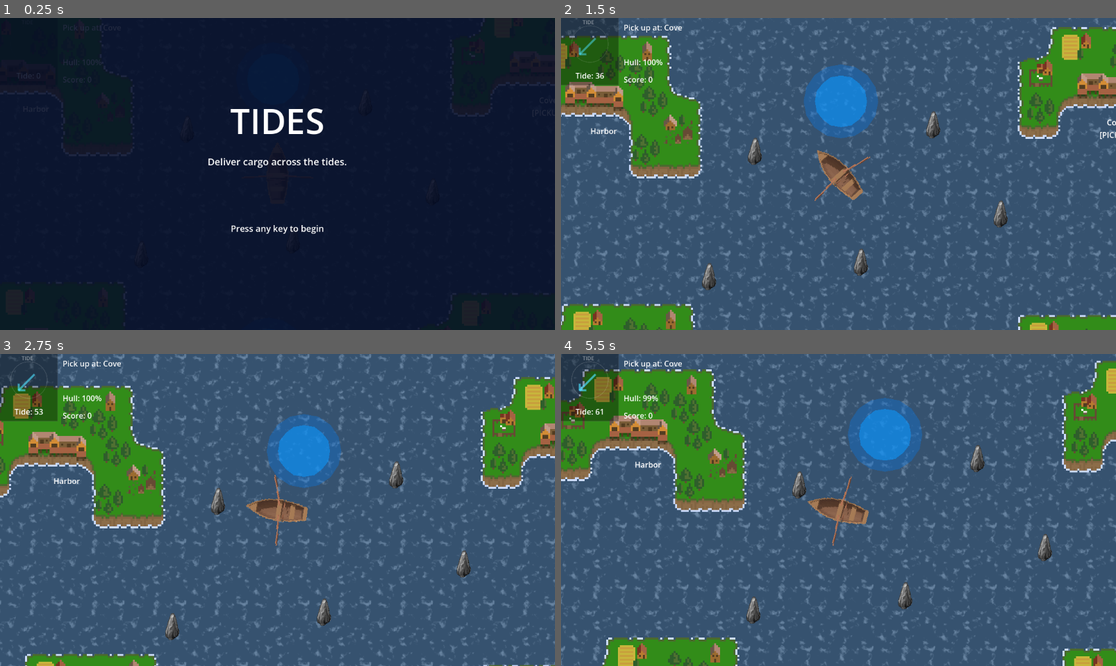
Above: before the commit, frames 1-4 (two rows, left to right).
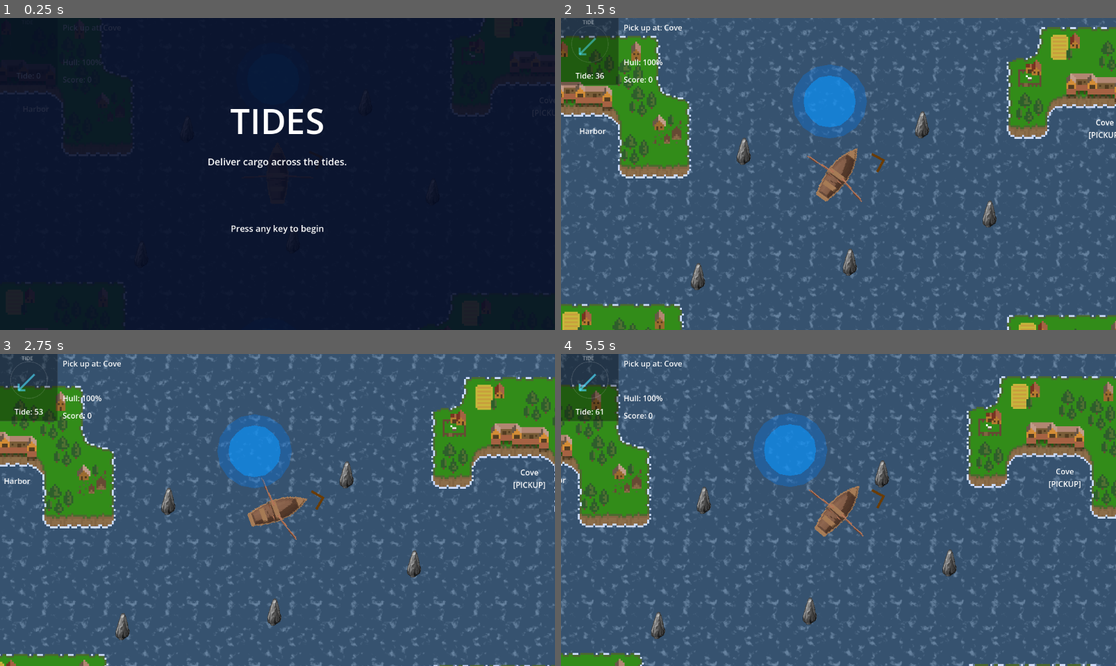
Above: after the commit, the same moments.

Repository: Sealeft/TidesJam
Game: Godot game, scene res://Scenes/world.tscn
Same seed, same stepped clock (60 frames per second), same inputs: the game is played once before the commit and once after it. The engine's default icon, where the game draws it, is replaced by a stand-in: a white triangle on a blue panel in a dark square.
Inputs (mouse positions are in pixels of both pictures, inside the frame that each line leads up to):
- Up to frame 1 (0.25 s): no input
- Up to frame 2 (1.5 s): tap Enter at 0.5 s; move the mouse to (960, 158) at 0.52 s; hold D (move_right) 0.53-1.25 s; click (960, 158) at 0.67 s; drag from (727, 189) to (838, 96) at 1.27 s
- Up to frame 3 (2.75 s): move the mouse to (333, 441) at 2.02 s; hold D (move_right) from 2.03 s (still down)
- Up to frame 4 (5.5 s): release D (move_right) at 2.75 s; drag from (810, 572) to (672, 463) at 2.77 s; move the mouse to (1005, 556) at 3.52 s; hold A (move_left) 3.53-4.25 s; drag from (672, 463) to (894, 441) at 4.27 s; move the mouse to (866, 510) at 5.02 s; hold S (move_back) from 5.03 s (still down); click (866, 510) at 5.17 s

The runs differ from the first frame. In frame 2, 21% of the frame differs, in the area x 0-100%, y 0-100%; in frame 3, 29%; in frame 4, 37%.

Commit message:
Added compass arrow to boat that shows direction to destination.

Diff:
--- /dev/null
+++ b/tides-jam/Scenes/arrow.gd
@@ -0,0 +1,32 @@
+extends Node2D
+
+@export var orbit_radius := 80.0
+
+var world: Node
+
+@onready var arrow_sprite = $ArrowSprite
+@onready var boat = get_parent()
+
+func _ready():
+	world = get_tree().current_scene
+
+	# Ignore parent's transform/rotation
+	top_level = true
+
+func _process(delta):
+
+	var target = world.get_current_destination()
+
+	if target == null:
+		return
+
+	# Direction from boat to destination
+	var dir = boat.global_position.direction_to(
+		target.global_position
+	)
+
+	# Position arrow around boat in WORLD space
+	global_position = boat.global_position + dir * orbit_radius
+
+	# Rotate arrow toward destination
+	arrow_sprite.global_rotation = dir.angle() + deg_to_rad(135)
--- a/tides-jam/Scenes/boat.gd
+++ b/tides-jam/Scenes/boat.gd
@@ -141,7 +141,7 @@
 	if left and not right:
 		apply_force(
 			forward_dir * paddle_force * 0.6 * dir_mult,
-			left_oar.global_position - global_position
+			right_oar.global_position - global_position
 		)
 		var torque_dir := -1.0 if reverse else 1.0
 		apply_torque(turn_eff * torque_dir)
@@ -151,7 +151,7 @@
 	if right and not left:
 		apply_force(
 			forward_dir * paddle_force * 0.6 * dir_mult,
-			right_oar.global_position - global_position
+			left_oar.global_position - global_position
 		)
 		var torque_dir := 1.0 if reverse else -1.0
 		apply_torque(turn_eff * torque_dir)
--- /dev/null
+++ b/tides-jam/Scenes/mission_compass.gd
@@ -0,0 +1,11 @@
+extends Control
+
+
+# Called when the node enters the scene tree for the first time.
+func _ready() -> void:
+	pass # Replace with function body.
+
+
+# Called every frame. 'delta' is the elapsed time since the previous frame.
+func _process(delta: float) -> void:
+	pass
--- a/tides-jam/Scenes/world.gd
+++ b/tides-jam/Scenes/world.gd
@@ -33,6 +33,7 @@
 @onready var start_screen      : ColorRect   = $MenuLayer/StartScreen
 @onready var death_screen      : ColorRect   = $MenuLayer/DeathScreen
 @onready var death_score_label : Label       = $MenuLayer/DeathScreen/DeathScoreLabel
+
 
 
 func _ready() -> void:
@@ -180,3 +181,9 @@
 	_pickup_island.set_status("[PICKUP]")
 	mission_label.text = "Cargo lost! Return to: " + _pickup_island.island_name
 	health_label.text  = ""
+
+func get_current_destination() -> Node2D:
+	if _awaiting_pickup:
+		return _pickup_island
+	else:
+		return _deliver_island
--- a/tides-jam/Scenes/world.tscn
+++ b/tides-jam/Scenes/world.tscn
@@ -3,7 +3,9 @@
 [ext_resource type="Script" uid="uid://dlpjknyf0dlcv" path="res://Scenes/world.gd" id="1_8j60k"]
 [ext_resource type="PackedScene" uid="uid://blxhgqgobhcow" path="res://Scenes/boat.tscn" id="1_a02cp"]
 [ext_resource type="Texture2D" uid="uid://d32ddf0n8p3rf" path="res://Art/icon.svg" id="2_go701"]
+[ext_resource type="Script" uid="uid://b6l2nyadqjimk" path="res://Scenes/arrow.gd" id="3_5v1tr"]
 [ext_resource type="Script" uid="uid://b0ry7615j38sa" path="res://Scenes/tide_hud.gd" id="3_hud0"]
+[ext_resource type="Texture2D" uid="uid://cy13ute1sc7jo" path="res://Art/arrow.png" id="4_0fj1v"]
 [ext_resource type="PackedScene" uid="uid://deixh30fjhnhv" path="res://Scenes/Island.tscn" id="5_isle0"]
 [ext_resource type="Shader" uid="uid://cl2oi3107qrk5" path="res://Scenes/water_shader.gdshader" id="6_k7acu"]
 [ext_resource type="PackedScene" uid="uid://dtemxbf54v81o" path="res://Scenes/rock.tscn" id="6_rock0"]
@@ -47,6 +49,12 @@
 position = Vector2(577, 315)
 cargo_mass = 0.75
 
+[node name="Arrow" type="Node2D" parent="Boat" unique_id=214095884]
+script = ExtResource("3_5v1tr")
+
+[node name="ArrowSprite" type="Sprite2D" parent="Boat/Arrow" unique_id=1110361764]
+texture = ExtResource("4_0fj1v")
+
 [node name="Harbor" parent="." unique_id=2091609734 instance=ExtResource("5_isle0")]
 position = Vector2(76, 118)
 island_name = "Harbor"
Binary file added: tides-jam/Art/arrow.png
Not shown, added: tides-jam/Art/arrow.png.import
Not shown, added: tides-jam/Scenes/arrow.gd.uid
Not shown, added: tides-jam/Scenes/mission_compass.gd.uid
